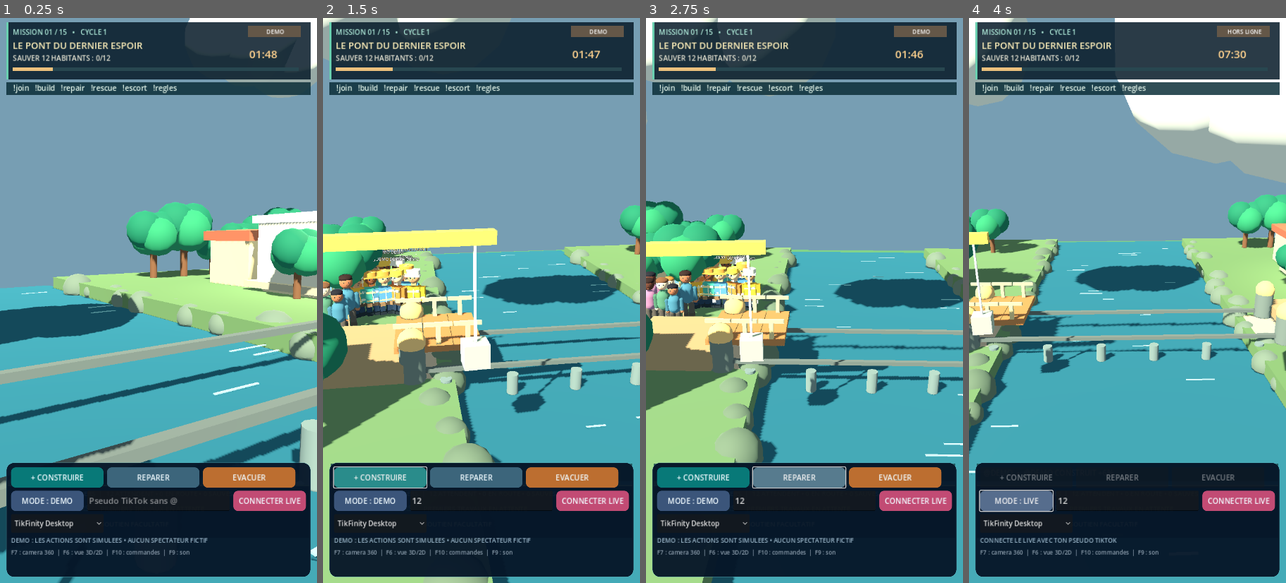
Above: before the commit, frames 1-4 (left to right).
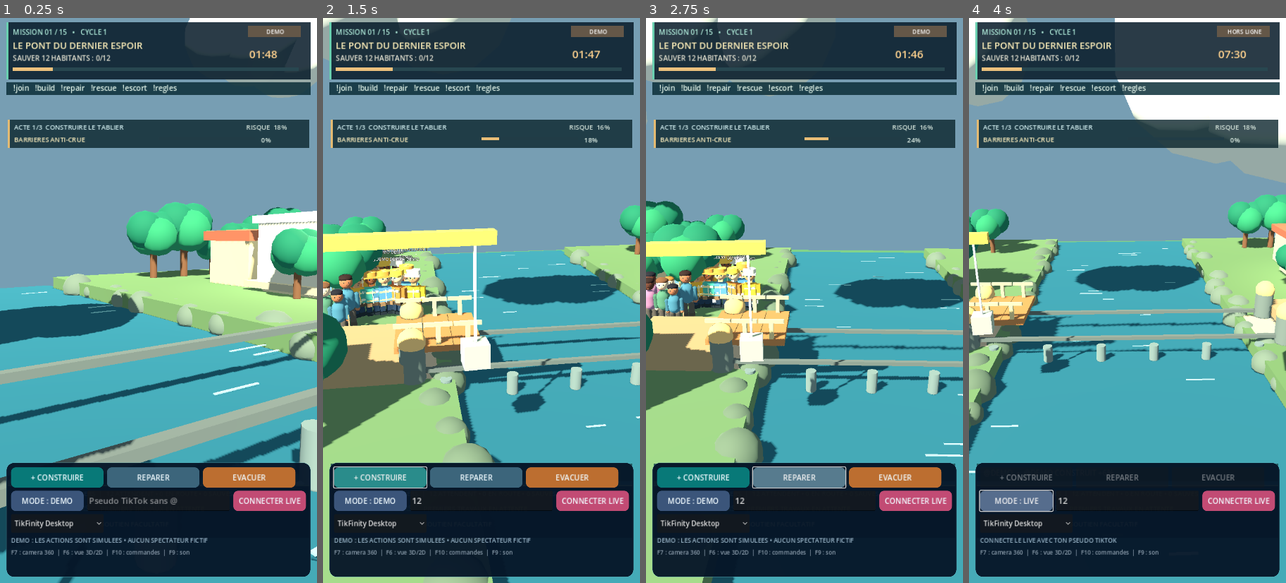
Above: after the commit, the same moments.

Repository: Hsergo/LIVE-BATTLES
Game: Godot game, scene res://main.tscn
Two runs of this game, one before a commit and one after it. Both use one fixed random seed, a clock stepped at 60 frames per second and the inputs below.
Inputs (mouse positions are in pixels of both pictures, inside the frame that each line leads up to):
- Up to frame 1 (0.25 s): no input
- Up to frame 2 (1.5 s): click (481, 498) at 0.52 s; type "12" at 0.6 s; click "+ CONSTRUIRE" at 1.25 s
- Up to frame 3 (2.75 s): click "REPARER" at 2 s
- Up to frame 4 (4 s): click "EVACUER" at 2.75 s; click "MODE : DEMO" at 3.5 s

The runs differ from the first frame. In frame 1, 4.7% of the frame differs, in the area x 2-98%, y 18-23%; in frame 2, 4.7%; in frame 3, 4.7%; in frame 4, 4.7%.

Commit message:
ui(missions): compact 3-act risk and free side-goal HUD with context-aware local mission agent

Diff:
--- a/rescue/game/scripts/agents.gd
+++ b/rescue/game/scripts/agents.gd
@@ -74,6 +74,12 @@
 	var target := int(game.get("target"))
 	if strength < 36.0:
 		return "AGENT SECURITE : SOLIDITE CRITIQUE ! TAPE !repair."
+	var risk := float(game.get("crisis_level"))
+	var profile: Dictionary = game.get("mission_profile")
+	if not profile.is_empty() and risk >= 54.0 and not bool(game.get("secondary_complete")):
+		var focus := str(profile.get("focus_action","build"))
+		var command := str(game.call("scenario_info").get("special","!special")) if focus=="special" else "!"+focus
+		return "AGENT STRATEGIE : " + str(profile.get("side_title","OBJECTIF D'EQUIPE")).substr(0,30) + " • " + command
 	if is_live and clock >= gift_nudge_at and game.get("participants").size() > 0:
 		gift_nudge_at = clock + 90.0
 		return "CADEAU FACULTATIF : ROSE = MATERIAUX. !build EST GRATUIT."
--- a/rescue/game/scripts/main.gd
+++ b/rescue/game/scripts/main.gd
@@ -944,6 +944,7 @@
 func _draw_hud_3d() -> void:
 	# Stream-first layout: the 3D scene is unobstructed from y=185 to y=1000.
 	_draw_compact_header_3d()
+	_draw_mission_challenge_3d()
 	_draw_3d_leaderboards()
 	if agent_message_life > 0.0:
 		_rect(18,186,684,35,Color("#0b313ab8"))
@@ -1022,3 +1023,24 @@
 	_text(str(state.call("scenario_info").get("material")) + " : %d" % int(state.get("wood")),
 		Vector2(28,1258),17,Color("#b3eadc"))
 	_text("F7 CAMERA 360  •  F10 MASQUER LES COMMANDES",Vector2(240,1258),14,Color("#c9e3e5"))
+
+func _draw_mission_challenge_3d() -> void:
+	var side_name := str(state.get("secondary_label"))
+	var achieved := float(state.get("secondary_progress"))
+	var goal := maxf(1.0,float(state.get("secondary_goal")))
+	var complete := bool(state.get("secondary_complete"))
+	var risk := clampf(float(state.get("crisis_level")),0.0,100.0)
+	var label := str(state.get("mission_phase_label"))
+	# One compact two-line card instead of a chat-style message stack.
+	_rect(18,231,684,64,Color("#09232bca"))
+	_rect(18,231,4,64,Color("#70d9ad") if complete else Color("#e4bb72"))
+	_text("ACTE %d/3  %s" % [int(state.get("mission_phase"))+1,label.substr(0,36)],
+		Vector2(32,253),15,Color("#d2eeef"))
+	_text("RISQUE  %d%%" % int(risk),Vector2(559,253),15,
+		Color("#ffb9a6") if risk>=58.0 else Color("#d7e6dc"))
+	_text(("BONUS ACTIF • " if complete else "") + side_name.substr(0,28),
+		Vector2(32,281),15,Color("#fff1bf"))
+	_rect(360,270,220,7,Color("#213c46"))
+	_rect(360,270,220*clampf(achieved/goal,0,1),7,
+		Color("#7cdab3") if complete else Color("#eabe77"))
+	_text("%d%%" % int(100.0*achieved/goal),Vector2(593,282),15,Color("#e3f4ea"))
